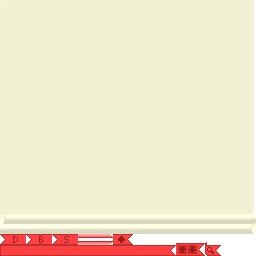
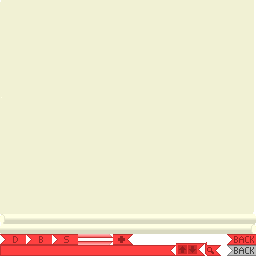
Comparing the layer stacks of the two w=256, h=256 images. Changes:
added layer "Back button" in group "Bookmark area" over (227, 234, 256, 256)
